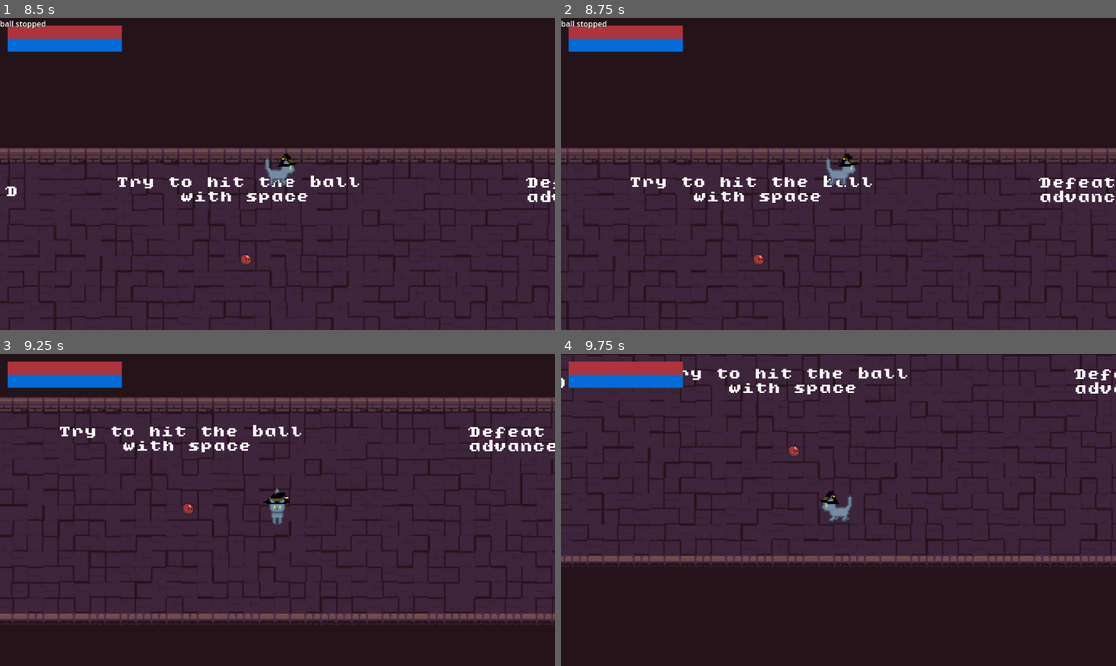
Above: before the commit, frames 1-4 (two rows, left to right).
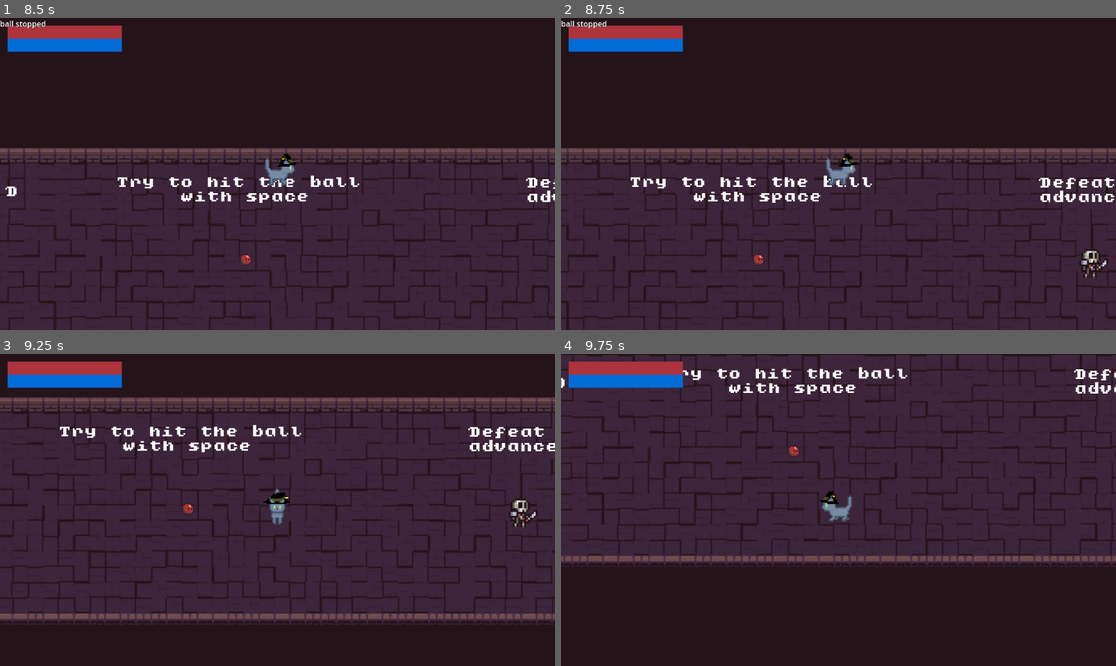
Above: after the commit, the same moments.

Repository: pablocoop/CC5408-Proyecto
Game: Godot game, scene res://ui/main_menu.tscn
Same seed, same stepped clock (60 frames per second), same inputs: the game is played once before the commit and once after it.
Inputs (mouse positions are in pixels of both pictures, inside the frame that each line leads up to):
- Up to frame 1 (8.5 s): click "Start" at 0.5 s; tap Enter at 1.25 s; move the mouse to (249, 236) at 1.27 s; hold W (move_up) 1.28-2.78 s; tap Space (attack) every 1.5 s from 1.35 to 7.35 s; move the mouse to (444, 220) at 2.02 s; right-click (444, 220) at 2.1 s; move the mouse to (111, 127) at 2.77 s; hold A (move_left) 2.78-4.28 s; move the mouse to (305, 174) at 3.52 s; right-click (305, 174) at 3.6 s; move the mouse to (194, 96) at 4.27 s; hold S (move_down) 4.28-5.03 s; move the mouse to (399, 158) at 5.02 s; hold D (move_right) 5.03-5.78 s; right-click (399, 158) at 5.1 s; move the mouse to (166, 189) at 5.77 s; hold W (move_up) 5.78-6.53 s; move the mouse to (333, 105) at 6.52 s; hold D (move_right) from 6.53 s (still down); right-click (333, 105) at 6.6 s; move the mouse to (249, 236) at 7.27 s; move the mouse to (444, 220) at 8.02 s; right-click (444, 220) at 8.1 s
- Up to frame 2 (8.75 s): keep holding D (move_right)
- Up to frame 3 (9.25 s): move the mouse to (111, 463) at 8.77 s; release D (move_right) at 8.78 s; hold S (move_down) from 8.78 s (still down); tap Space (attack) at 8.85 s
- Up to frame 4 (9.75 s): move the mouse to (866, 510) at 9.52 s; release S (move_down) at 9.53 s; hold A (move_left) from 9.53 s (still down); right-click (866, 510) at 9.6 s

Frame 1 is identical in both runs. In frame 2, 0.3% of the frame differs, in the area x 93-99%, y 74-84%; in frame 3, 0.3%; in frame 4, less than 0.1%.

Commit message:
balancing tutorial skeleton
se aumentó el tamaño de la hitbox del esqueleto y se puso en un lugar mas facil de acertar

Diff:
--- a/scenes/level_0.tscn
+++ b/scenes/level_0.tscn
@@ -527,7 +527,7 @@
 tile_set = SubResource("TileSet_5nv5w")
 
 [node name="Skeleton" parent="." instance=ExtResource("2_rerym")]
-position = Vector2(1937, 246)
+position = Vector2(1763, 238)
 scale = Vector2(4, 4)
 collision_mask = 10
 
--- a/scenes/skeleton.tscn
+++ b/scenes/skeleton.tscn
@@ -15,8 +15,8 @@
 height = 14.0734
 
 [sub_resource type="CapsuleShape2D" id="CapsuleShape2D_haw2w"]
-radius = 7.0
-height = 18.0
+radius = 8.0
+height = 22.0
 
 [sub_resource type="CapsuleShape2D" id="CapsuleShape2D_i0f3v"]
 radius = 4.0
